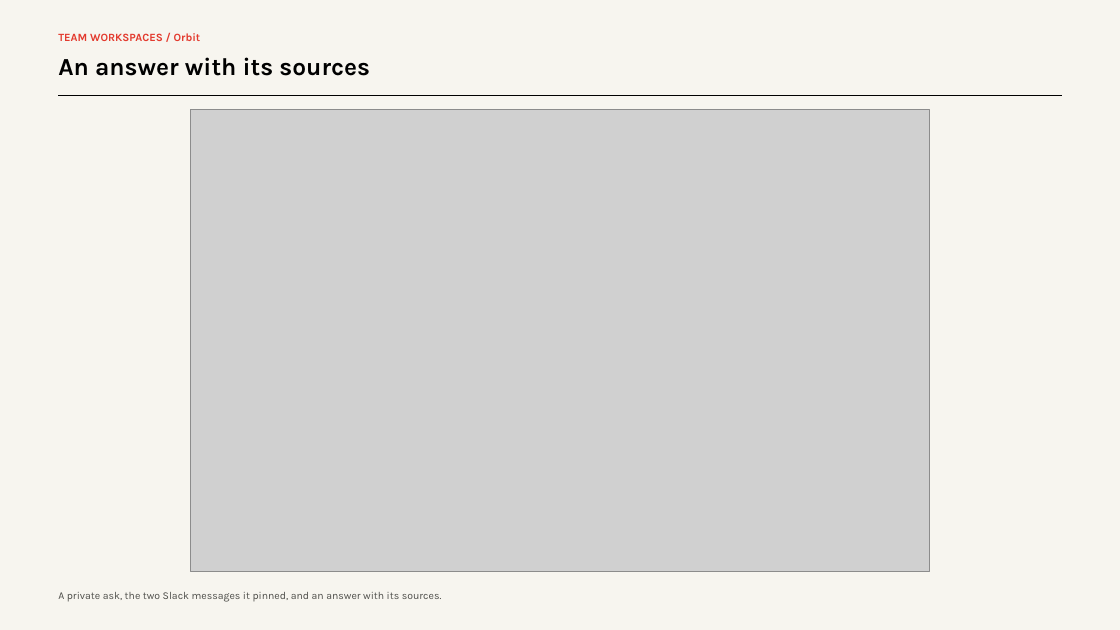
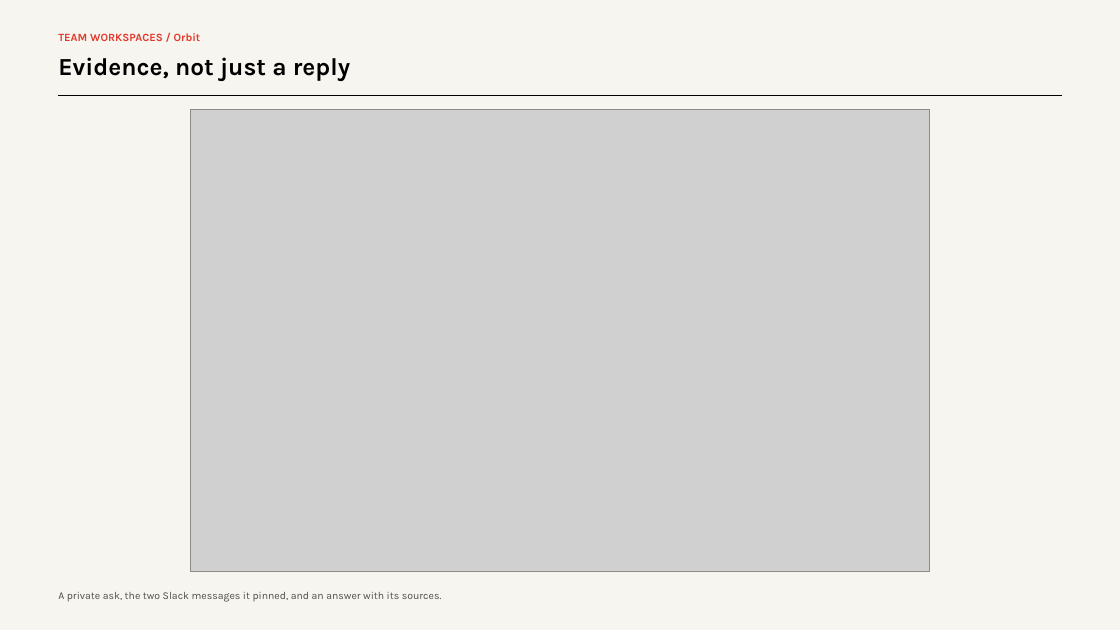
Before and after one commit to michaelatamuk/agentic-desk, a slide deck: slide 12 of company/company-products.pptx. Drawn at 1120x630 pixels with LibreOffice and Linux fonts; fonts in the diff are those of the drawing; grey boxes stand for pictures. Boxes give left, top, right and bottom in pixels: in the first picture for what was removed or moved away, otherwise in the second. Text is boxed around its words. In the diff, an @@ line names an element or a change of style, - is before the commit and + after.

```diff
--- a/company/company-products.pptx
+++ b/company/company-products.pptx
@@ text at (58,57,350,81): text changed @@
-An answer with its sources
+Evidence, not just a reply
```
Also in this commit, not shown: 1 other slide changed, 1 slide added, 2 slides removed, 5 other files.
